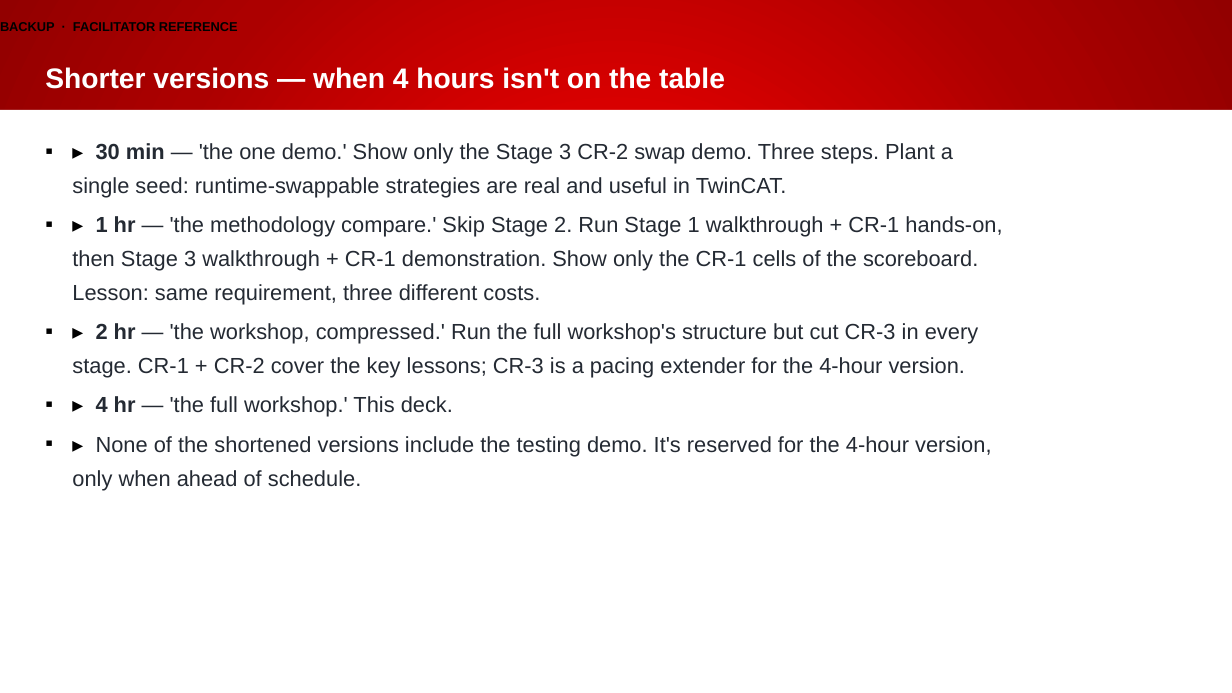
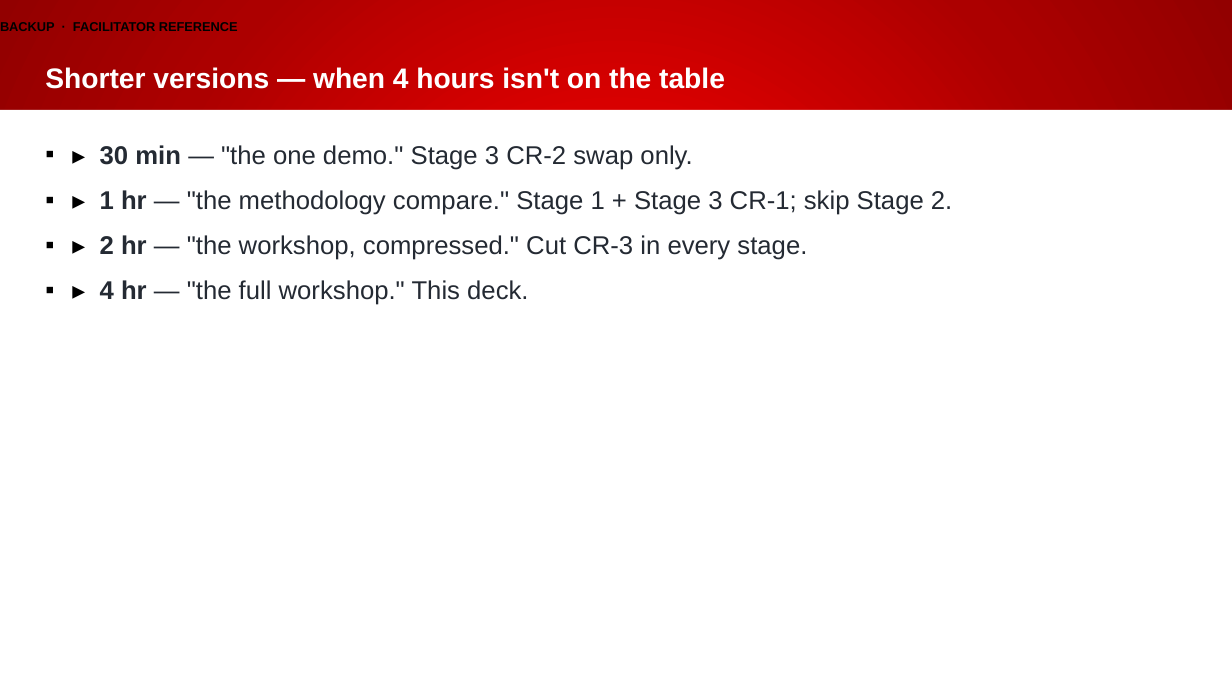
Before and after one commit to Beckhoff-USA-Community/Procedural_To_SOLID, a slide deck: slide 68 of presentation/NEM2026_workshop.pptx. Drawn at 1232x693 pixels with LibreOffice and Linux fonts; fonts in the diff are those of the drawing; background and template pictures are left out. Boxes give left, top, right and bottom in pixels: in the first picture for what was removed or moved away, otherwise in the second. Text is boxed around its words. In the diff, an @@ line names an element or a change of style, - is before the commit and + after.

```diff
--- a/presentation/NEM2026_workshop.pptx
+++ b/presentation/NEM2026_workshop.pptx
@@ text at bbox=[100, 145, 952, 305]: text changed; size 17 to 20 pt @@
-▪ ▸ 30 min — 'the one demo.' Show only the Stage 3 CR-2 swap demo. Three steps. Plant a single seed: runtime-swappable strategies are real and useful in TwinCAT.
-▪ ▸ 1 hr — 'the methodology compare.' Skip Stage 2. Run Stage 1 walkthrough + CR-1 hands-on, then Stage 3 walkthrough + CR-1 demonstration. Show only the CR-1 cells of the scoreboard. Lesson: same requirement, three different costs.
-▪ ▸ 2 hr — 'the workshop, compressed.' Run the full workshop's structure but cut CR-3 in every stage. CR-1 + CR-2 cover the key lessons; CR-3 is a pacing extender for the 4-hour version.
-▪ ▸ 4 hr — 'the full workshop.' This deck.
-▪ ▸ None of the shortened versions include the testing demo. It's reserved for the 4-hour version, only when ahead of schedule.
+▪ ▸ 30 min — "the one demo." Stage 3 CR-2 swap only.
+▪ ▸ 1 hr — "the methodology compare." Stage 1 + Stage 3 CR-1; skip Stage 2.
+▪ ▸ 2 hr — "the workshop, compressed." Cut CR-3 in every stage.
+▪ ▸ 4 hr — "the full workshop." This deck.
```
Also in this commit, not shown: 64 other slides changed, 1 other file.
